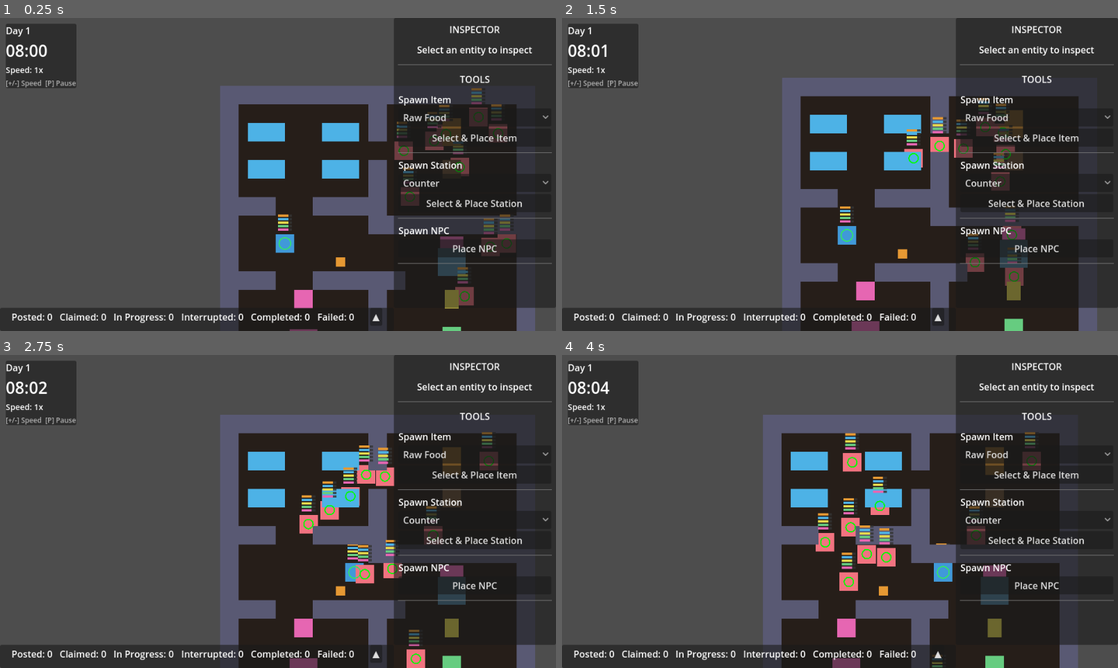
Above: before the commit, frames 1-4 (two rows, left to right).
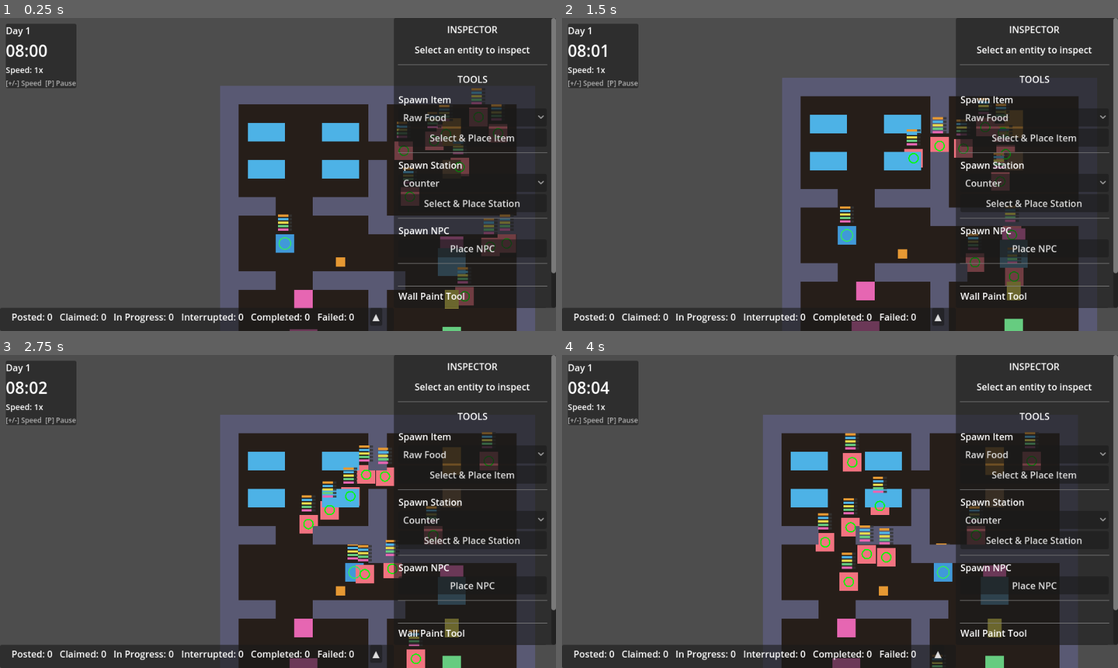
Above: after the commit, the same moments.

Repository: NikkiKoole/simgodot
Game: Godot game, scene res://scenes/main.tscn
The game is run twice, just before and just after one commit, with the same random seed, the same clock (stepped at 60 frames per second) and the same inputs.
Inputs (mouse positions are in pixels of both pictures, inside the frame that each line leads up to):
- Up to frame 1 (0.25 s): no input
- Up to frame 2 (1.5 s): click (995, 315) at 0.5 s, where only the run after the commit has a clickable "Add Wall"; click (1073, 315) at 1.25 s, where only the run after the commit has a clickable "Remove Wall"
- Up to frame 3 (2.75 s): tap Enter at 2 s; move the mouse to (400, 495) at 2.02 s; hold D (move_right) from 2.03 s (still down); tap E (interact) at 2.1 s; click (400, 495) at 2.17 s
- Up to frame 4 (4 s): release D (move_right) at 2.75 s; drag from (728, 527) to (828, 461) at 2.77 s; move the mouse to (895, 442) at 3.52 s; hold D (move_right) from 3.53 s (still down); tap E (interact) at 3.6 s; click (895, 442) at 3.67 s

The runs differ from the first frame. In frame 1, 2.2% of the frame differs, in the area x 71-100%, y 0-93%; in frame 2, 2.2%; in frame 3, 2.2%; in frame 4, 2.2%.

Commit message:
feat: [US-015] - Implement Wall Paint tool

Diff:
--- /dev/null
+++ b/scenes/wall_paint_tool.tscn
@@ -0,0 +1,36 @@
+[gd_scene load_steps=2 format=3 uid="uid://dql47rn8v6bpg"]
+
+[ext_resource type="Script" path="res://scripts/wall_paint_tool.gd" id="1_wall_paint_tool"]
+
+[node name="WallPaintTool" type="VBoxContainer"]
+script = ExtResource("1_wall_paint_tool")
+theme_override_constants/separation = 8
+
+[node name="ToolLabel" type="Label" parent="."]
+layout_mode = 2
+text = "Wall Paint Tool"
+
+[node name="ModeSection" type="HBoxContainer" parent="."]
+layout_mode = 2
+theme_override_constants/separation = 4
+
+[node name="AddButton" type="Button" parent="ModeSection"]
+layout_mode = 2
+size_flags_horizontal = 3
+toggle_mode = true
+text = "Add Wall"
+
+[node name="RemoveButton" type="Button" parent="ModeSection"]
+layout_mode = 2
+size_flags_horizontal = 3
+toggle_mode = true
+text = "Remove Wall"
+
+[node name="CancelButton" type="Button" parent="."]
+layout_mode = 2
+text = "Cancel"
+
+[node name="StatusLabel" type="Label" parent="."]
+layout_mode = 2
+horizontal_alignment = 1
+autowrap_mode = 2
--- a/scripts/debug_ui.gd
+++ b/scripts/debug_ui.gd
@@ -11,6 +11,7 @@
 
 # Preload tools scenes
 const SpawnToolsScene = preload("res://scenes/spawn_tools.tscn")
+const WallPaintToolScene = preload("res://scenes/wall_paint_tool.tscn")
 
 # References to UI sections for child scripts to access
 @onready var inspector_section: VBoxContainer = $SidePanel/ScrollContainer/MarginContainer/VBoxContainer/InspectorSection
@@ -25,6 +26,7 @@
 
 # Tools panels - instantiated on demand
 var spawn_tools: Node = null
+var wall_paint_tool: Node = null
 
 # Selection outline - drawn as rectangle around selected entity
 var selected_entity: Node2D = null
@@ -93,6 +95,10 @@
 		if event.button_index == MOUSE_BUTTON_LEFT and event.pressed:
 			# Check if spawn tools is in active spawn mode - if so, let it handle
 			if spawn_tools != null and spawn_tools.current_mode != spawn_tools.SpawnMode.NONE:
+				return
+
+			# Check if wall paint tool is in active paint mode - if so, let it handle
+			if wall_paint_tool != null and wall_paint_tool.is_paint_mode_active():
 				return
 
 			# Check if click is over any UI control - if so, don't handle
@@ -470,7 +476,7 @@
 		placeholder.text = "Select an entity to inspect"
 
 
-## Setup the tools section with spawn tools
+## Setup the tools section with spawn tools and wall paint tool
 func _setup_tools_section() -> void:
 	# Remove placeholder label from tools section
 	var placeholder := tools_section.get_node_or_null("PlaceholderLabel")
@@ -481,3 +487,12 @@
 	if spawn_tools == null:
 		spawn_tools = SpawnToolsScene.instantiate()
 		tools_section.add_child(spawn_tools)
+
+	# Add separator before wall paint tool
+	var separator := HSeparator.new()
+	tools_section.add_child(separator)
+
+	# Add wall paint tool
+	if wall_paint_tool == null:
+		wall_paint_tool = WallPaintToolScene.instantiate()
+		tools_section.add_child(wall_paint_tool)
--- /dev/null
+++ b/scripts/wall_paint_tool.gd
@@ -0,0 +1,331 @@
+extends VBoxContainer
+## Wall Paint Tool - UI for adding and removing walls at runtime.
+## When active, clicking or dragging in the game world adds/removes walls at grid positions.
+## All wall operations go through the DebugCommands API.
+
+# Paint mode enum
+enum PaintMode { NONE, ADD, REMOVE }
+
+# Current paint mode
+var current_mode: PaintMode = PaintMode.NONE
+
+# Preview node for showing wall placement
+var preview_node: Node2D = null
+
+# Grid overlay node for showing grid when tool is active
+var grid_overlay: Node2D = null
+
+# Track if we're currently dragging
+var is_dragging: bool = false
+
+# Reference to debug_ui for coordinate conversion
+var debug_ui: CanvasLayer = null
+
+# UI elements
+@onready var add_btn: Button = $ModeSection/AddButton
+@onready var remove_btn: Button = $ModeSection/RemoveButton
+@onready var cancel_btn: Button = $CancelButton
+@onready var status_label: Label = $StatusLabel
+
+# Grid and preview constants
+const TILE_SIZE := 32
+const PREVIEW_ADD_COLOR := Color(0.35, 0.35, 0.45, 0.6)  # Wall color, semi-transparent
+const PREVIEW_REMOVE_COLOR := Color(1.0, 0.2, 0.2, 0.6)  # Red, semi-transparent
+const GRID_LINE_COLOR := Color(0.5, 0.5, 0.5, 0.3)  # Light gray, very transparent
+const GRID_VISIBLE_RANGE := 20  # Number of grid cells to show in each direction
+
+
+func _ready() -> void:
+	# Find the DebugUI parent
+	debug_ui = _find_debug_ui()
+
+	# Connect button signals
+	add_btn.pressed.connect(_on_add_pressed)
+	remove_btn.pressed.connect(_on_remove_pressed)
+	cancel_btn.pressed.connect(_on_cancel_pressed)
+
+	# Initially hide cancel button and clear status
+	cancel_btn.visible = false
+	status_label.text = ""
+
+
+func _find_debug_ui() -> CanvasLayer:
+	var parent: Node = get_parent()
+	while parent != null:
+		if parent is CanvasLayer:
+			return parent
+		parent = parent.get_parent()
+	return null
+
+
+func _on_add_pressed() -> void:
+	current_mode = PaintMode.ADD
+	cancel_btn.visible = true
+	status_label.text = "Click or drag to add walls"
+	_update_button_states()
+	_create_preview()
+	_create_grid_overlay()
+
+
+func _on_remove_pressed() -> void:
+	current_mode = PaintMode.REMOVE
+	cancel_btn.visible = true
+	status_label.text = "Click or drag to remove walls"
+	_update_button_states()
+	_create_preview()
+	_create_grid_overlay()
+
+
+func _on_cancel_pressed() -> void:
+	_cancel_paint_mode()
+
+
+func _cancel_paint_mode() -> void:
+	current_mode = PaintMode.NONE
+	is_dragging = false
+	cancel_btn.visible = false
+	status_label.text = ""
+	_update_button_states()
+	_remove_preview()
+	_remove_grid_overlay()
+
+
+func _update_button_states() -> void:
+	# Update button visual states based on current mode
+	add_btn.button_pressed = (current_mode == PaintMode.ADD)
+	remove_btn.button_pressed = (current_mode == PaintMode.REMOVE)
+
+
+func _process(_delta: float) -> void:
+	if current_mode != PaintMode.NONE:
+		_update_preview_position()
+		_update_grid_overlay_position()
+
+
+func _input(event: InputEvent) -> void:
+	if current_mode == PaintMode.NONE:
+		return
+
+	if event is InputEventMouseButton:
+		if event.button_index == MOUSE_BUTTON_LEFT:
+			if event.pressed:
+				# Check if click is over UI - if so, ignore
+				if _is_click_over_ui(event.position):
+					return
+
+				is_dragging = true
+				_paint_at_screen_position(event.position)
+				get_viewport().set_input_as_handled()
+			else:
+				# Mouse released, stop dragging
+				is_dragging = false
+		elif event.button_index == MOUSE_BUTTON_RIGHT and event.pressed:
+			# Right click cancels paint mode
+			_cancel_paint_mode()
+			get_viewport().set_input_as_handled()
+
+	elif event is InputEventMouseMotion:
+		if is_dragging:
+			# Check if drag is over UI - if so, ignore
+			if _is_click_over_ui(event.position):
+				return
+
+			_paint_at_screen_position(event.position)
+			get_viewport().set_input_as_handled()
+
+
+func _is_click_over_ui(screen_pos: Vector2) -> bool:
+	if debug_ui == null:
+		return false
+
+	var side_panel: Node = debug_ui.get_node_or_null("SidePanel")
+	var job_panel: Node = debug_ui.get_node_or_null("JobPanel")
+
+	if side_panel != null and side_panel is Control:
+		if side_panel.get_global_rect().has_point(screen_pos):
+			return true
+
+	if job_panel != null and job_panel is Control:
+		if job_panel.get_global_rect().has_point(screen_pos):
+			return true
+
+	return false
+
+
+func _screen_to_world(screen_position: Vector2) -> Vector2:
+	# Find the camera for coordinate conversion
+	var viewport: Viewport = get_viewport()
+	if viewport == null:
+		return screen_position
+
+	var canvas_transform: Transform2D = viewport.get_canvas_transform()
+	return canvas_transform.affine_inverse() * screen_position
+
+
+func _paint_at_screen_position(screen_position: Vector2) -> void:
+	var world_pos: Vector2 = _screen_to_world(screen_position)
+	var grid_pos: Vector2i = DebugCommands.world_to_grid(world_pos)
+
+	var add_wall: bool = (current_mode == PaintMode.ADD)
+	var success: bool = DebugCommands.paint_wall(grid_pos, add_wall)
+
+	if success:
+		if add_wall:
+			status_label.text = "Added wall at " + str(grid_pos)
+		else:
+			status_label.text = "Removed wall at " + str(grid_pos)
+	else:
+		if add_wall:
+			status_label.text = "Cannot add wall at " + str(grid_pos)
+		else:
+			status_label.text = "Cannot remove wall at " + str(grid_pos)
+
+
+# =============================================================================
+# Preview Management
+# =============================================================================
+
+func _create_preview() -> void:
+	_remove_preview()
+
+	# Create a simple preview node
+	preview_node = Node2D.new()
+	preview_node.name = "WallPaintPreview"
+	preview_node.z_index = 100
+
+	# Add visual - a colored square for the tile
+	var visual: ColorRect = ColorRect.new()
+	visual.mouse_filter = Control.MOUSE_FILTER_IGNORE
+	visual.size = Vector2(TILE_SIZE, TILE_SIZE)
+	visual.position = Vector2(-TILE_SIZE / 2.0, -TILE_SIZE / 2.0)
+
+	if current_mode == PaintMode.ADD:
+		visual.color = PREVIEW_ADD_COLOR
+	else:
+		visual.color = PREVIEW_REMOVE_COLOR
+
+	preview_node.add_child(visual)
+
+	# Add to the game world
+	var level: Node = _get_level_node()
+	if level != null:
+		level.add_child(preview_node)
+	else:
+		var root: Node = get_tree().current_scene
+		if root != null:
+			root.add_child(preview_node)
+
+
+func _remove_preview() -> void:
+	if preview_node != null and is_instance_valid(preview_node):
+		preview_node.queue_free()
+	preview_node = null
+
+
+func _update_preview_position() -> void:
+	if preview_node == null or not is_instance_valid(preview_node):
+		return
+
+	var mouse_screen_pos: Vector2 = get_viewport().get_mouse_position()
+
+	# Check if over UI - hide preview
+	if _is_click_over_ui(mouse_screen_pos):
+		preview_node.visible = false
+		return
+
+	preview_node.visible = true
+	var world_pos: Vector2 = _screen_to_world(mouse_screen_pos)
+
+	# Snap to grid center
+	var grid_pos: Vector2i = DebugCommands.world_to_grid(world_pos)
+	var snapped_pos: Vector2 = DebugCommands.grid_to_world(grid_pos)
+
+	preview_node.global_position = snapped_pos
+
+
+# =============================================================================
+# Grid Overlay Management
+# =============================================================================
+
+func _create_grid_overlay() -> void:
+	_remove_grid_overlay()
+
+	# Create grid overlay node
+	grid_overlay = Node2D.new()
+	grid_overlay.name = "GridOverlay"
+	grid_overlay.z_index = 50  # Below preview but above game objects
+
+	# Connect draw signal
+	grid_overlay.draw.connect(_draw_grid)
+
+	# Add to game world
+	var level: Node = _get_level_node()
+	if level != null:
+		level.add_child(grid_overlay)
+	else:
+		var root: Node = get_tree().current_scene
+		if root != null:
+			root.add_child(grid_overlay)
+
+
+func _remove_grid_overlay() -> void:
+	if grid_overlay != null and is_instance_valid(grid_overlay):
+		grid_overlay.queue_free()
+	grid_overlay = null
+
+
+func _update_grid_overlay_position() -> void:
+	if grid_overlay == null or not is_instance_valid(grid_overlay):
+		return
+
+	# Grid overlay follows camera/viewport center
+	var mouse_screen_pos: Vector2 = get_viewport().get_mouse_position()
+	var world_pos: Vector2 = _screen_to_world(mouse_screen_pos)
+
+	# Snap to grid for cleaner lines
+	var grid_pos: Vector2i = DebugCommands.world_to_grid(world_pos)
+	var snapped_pos: Vector2 = DebugCommands.grid_to_world(grid_pos)
+
+	grid_overlay.global_position = snapped_pos
+	grid_overlay.queue_redraw()
+
+
+func _draw_grid() -> void:
+	if grid_overlay == null or not is_instance_valid(grid_overlay):
+		return
+
+	var half_range: int = GRID_VISIBLE_RANGE / 2
+	var start_offset: float = -half_range * TILE_SIZE
+	var end_offset: float = half_range * TILE_SIZE
+
+	# Draw vertical lines
+	for i in range(-half_range, half_range + 1):
+		var x: float = i * TILE_SIZE
+		grid_overlay.draw_line(
+			Vector2(x, start_offset),
+			Vector2(x, end_offset),
+			GRID_LINE_COLOR,
+			1.0
+		)
+
+	# Draw horizontal lines
+	for i in range(-half_range, half_range + 1):
+		var y: float = i * TILE_SIZE
+		grid_overlay.draw_line(
+			Vector2(start_offset, y),
+			Vector2(end_offset, y),
+			GRID_LINE_COLOR,
+			1.0
+		)
+
+
+func _get_level_node() -> Node:
+	var levels: Array[Node] = get_tree().get_nodes_in_group("level")
+	if levels.size() > 0:
+		return levels[0]
+	return get_tree().current_scene
+
+
+## Check if paint mode is active (for external coordination)
+func is_paint_mode_active() -> bool:
+	return current_mode != PaintMode.NONE
Not shown, added: scripts/wall_paint_tool.gd.uid
